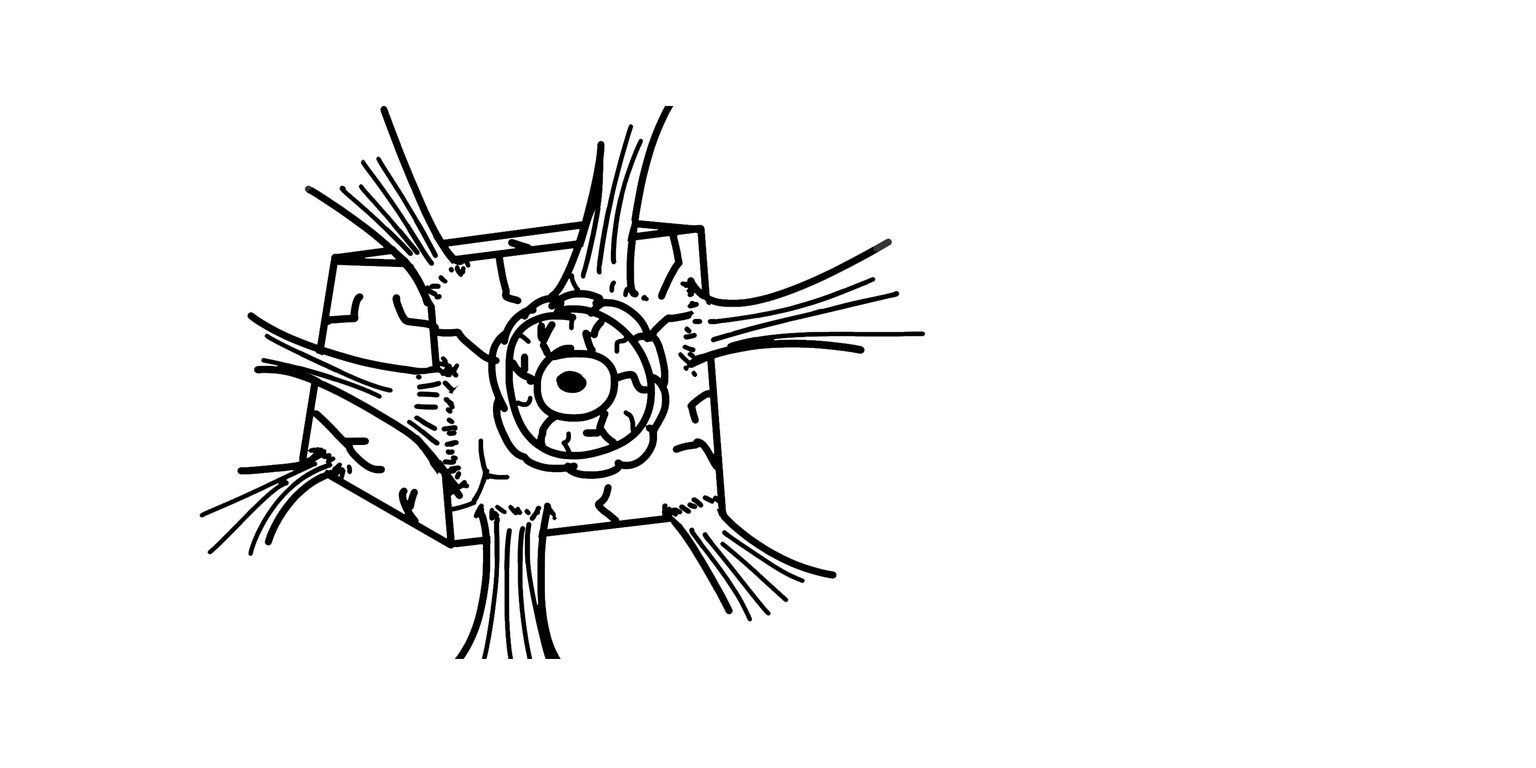
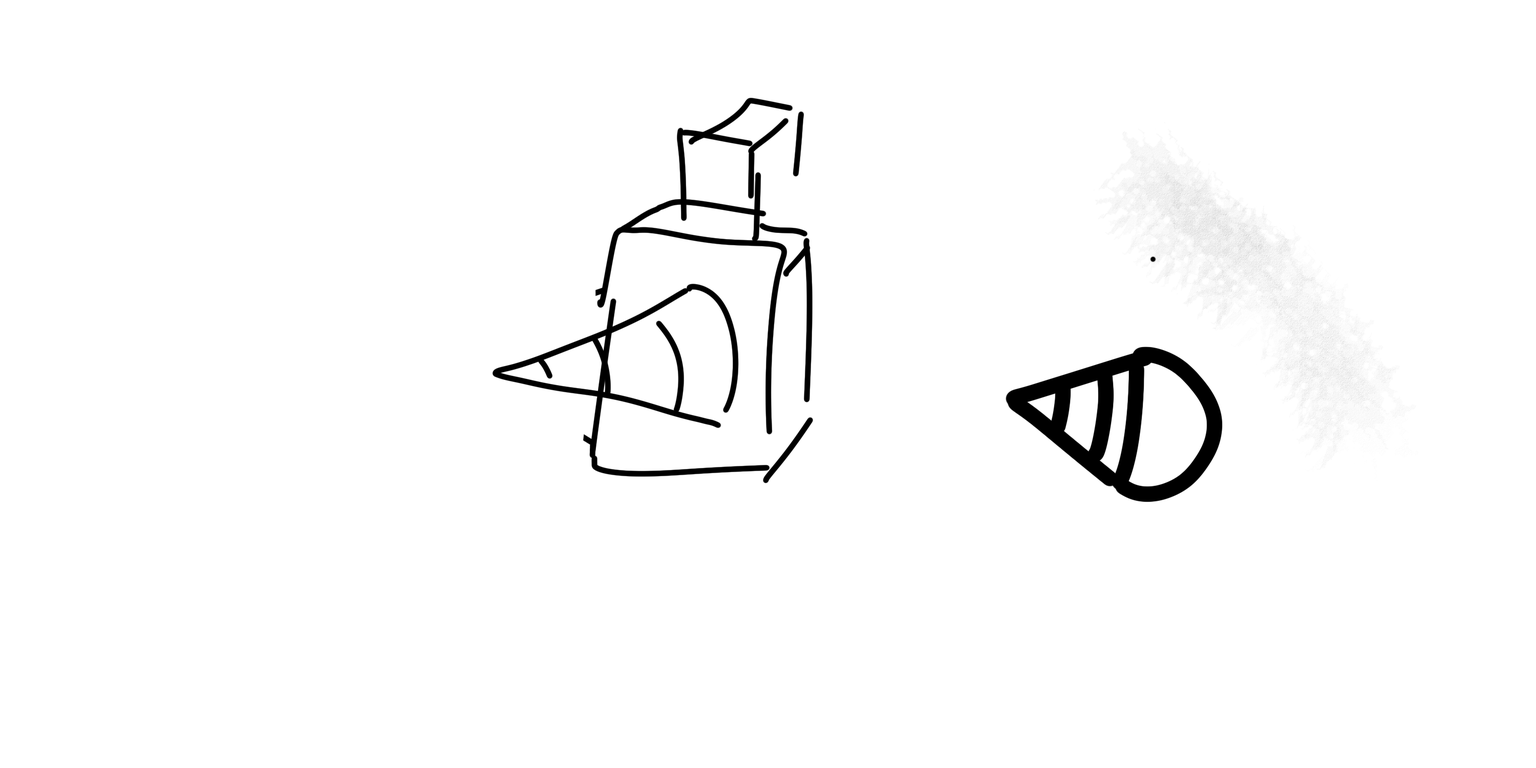
The second 1536px x 768px image is a revision of the first. Changes to its layers:
hid "La Cámara" (1st of 2), painted on it over bbox(199, 105, 926, 659)
added layer "Capa 5" above "La Cámara" over bbox(491, 97, 1419, 503)
